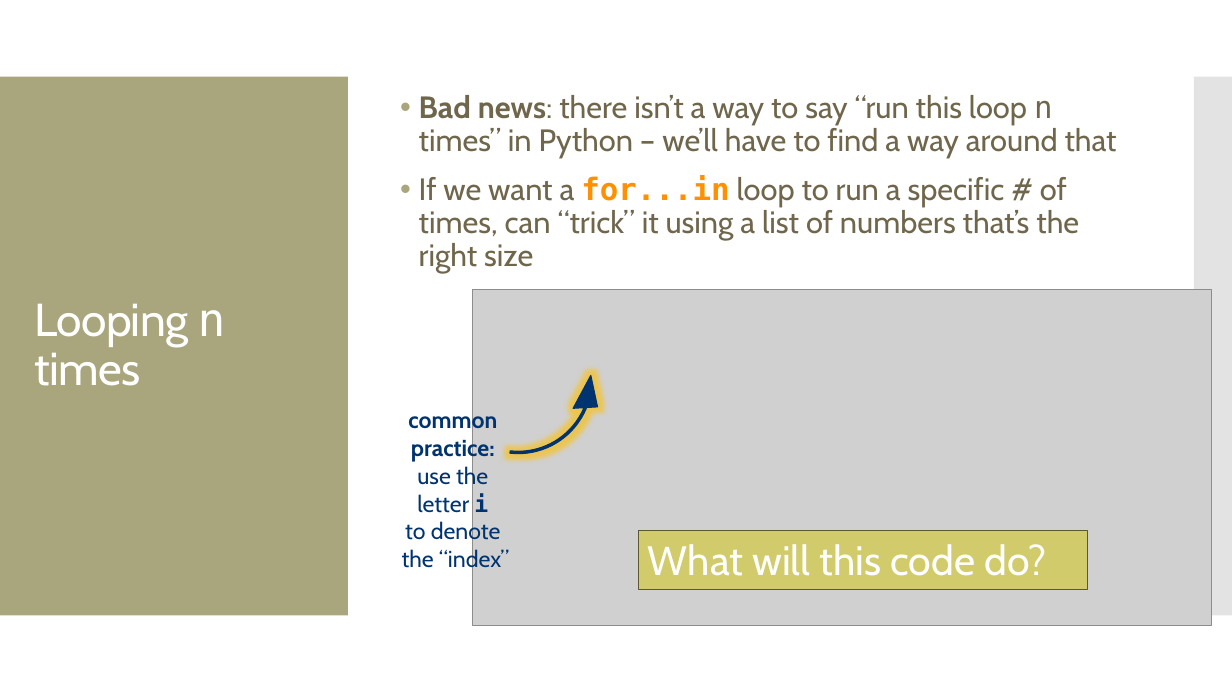
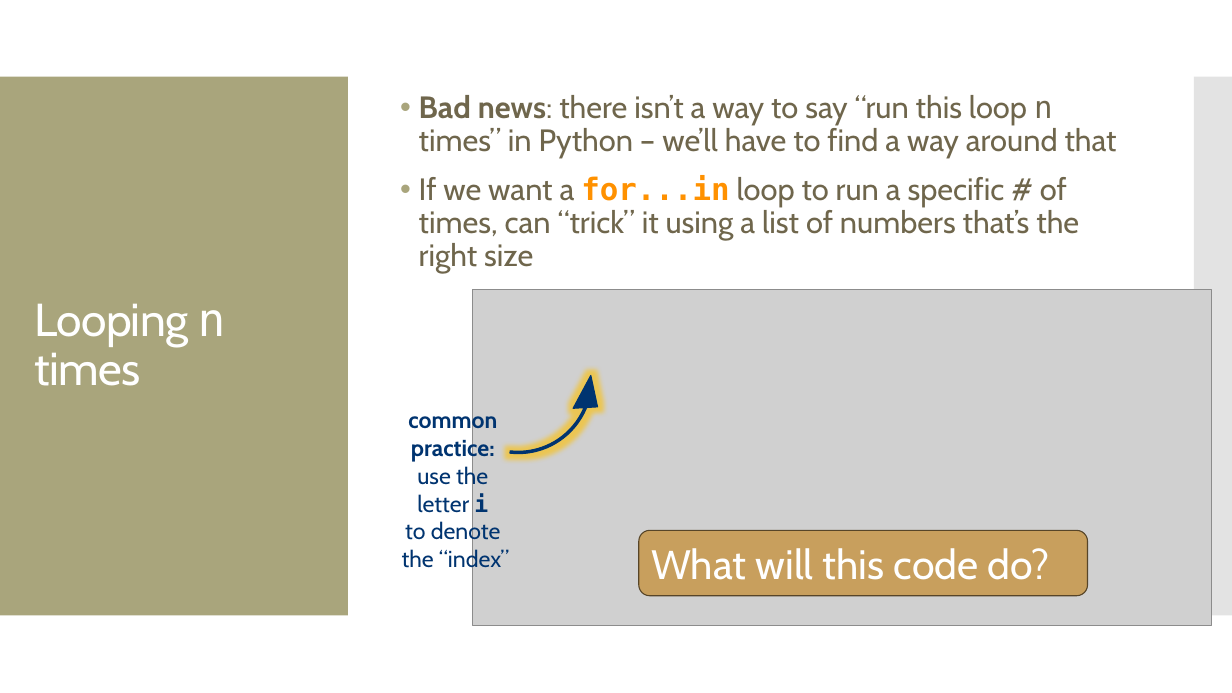
Before and after one commit to amosca01/CAIS117-S24, a slide deck: slide 29 of slides/17-for-loops.pptx (slide 12 before the commit). Drawn at 1232x693 pixels with LibreOffice and Linux fonts; fonts in the diff are those of the drawing; grey boxes stand for pictures. Boxes give left, top, right and bottom in pixels: in the first picture for what was removed or moved away, otherwise in the second. Text is boxed around its words. In the diff, an @@ line names an element or a change of style, - is before the commit and + after.

```diff
--- a/slides/17-for-loops.pptx
+++ b/slides/17-for-loops.pptx
@@ rounded rectangle "What will this code do?": place and size @@
-rounded rectangle "What will this code do?" at (639, 531, 1088, 590)
+rounded rectangle "What will this code do?" at (639, 531, 1088, 596)
@@ rounded rectangle "What will this code do?" at (639, 531, 1088, 596): rectangle to rounded rectangle; fill #D2CB6C to #C89F5D; outline #5C592F 0.85 pt to #584629 0.85 pt @@
```
Also in this commit, not shown: 6 other slides changed, 17 slides added, 5 slides removed, 15 other files.
